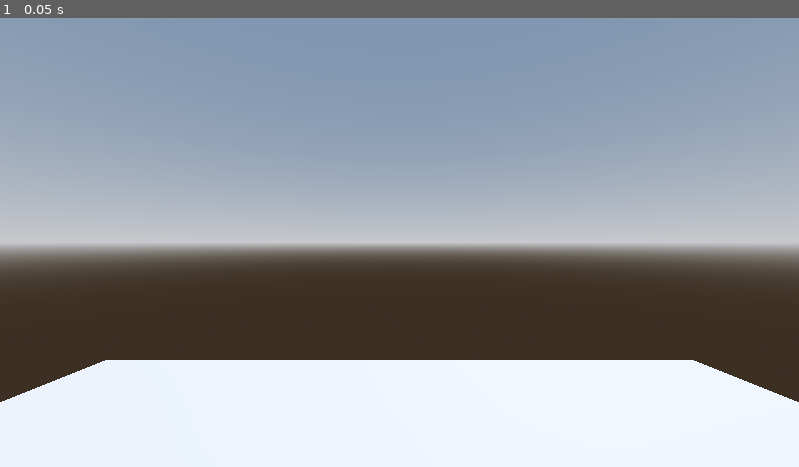
Above: before the commit, frame 1.
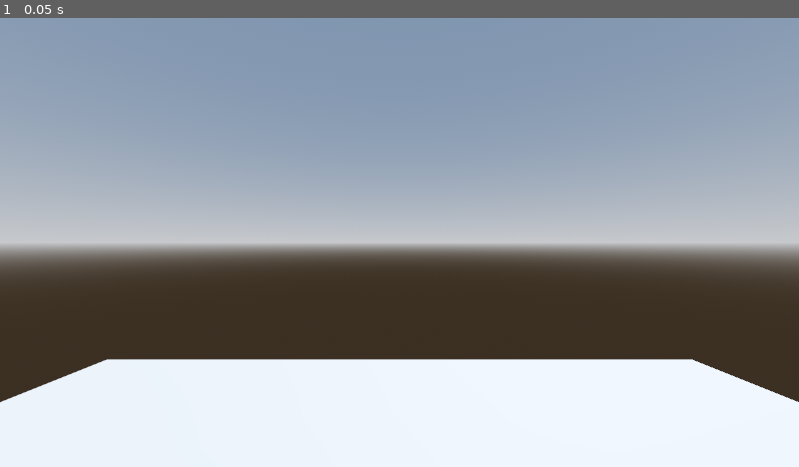
Above: after the commit, the same moment.

Repository: Lukko-Digital/walkington-city
Game: Godot game, scene res://main.tscn
Same seed, same stepped clock (60 frames per second), same inputs: the game is played once before the commit and once after it. The project has no main scene, so this scene is started directly.
Inputs:
- Up to frame 1 (0.05 s): no input

The runs differ from the first frame. In frame 1, 0.2% of the frame differs, in the area x 0-100%, y 75-86%.

Commit message:
tweak project settings

Diff:
--- a/project.godot
+++ b/project.godot
@@ -13,3 +13,14 @@
 config/name="Walkington-city"
 config/features=PackedStringArray("4.2", "Forward Plus")
 config/icon="res://icon.svg"
+
+[display]
+
+window/size/viewport_width=1920
+window/size/viewport_height=1080
+window/size/mode=2
+
+[rendering]
+
+lights_and_shadows/directional_shadow/soft_shadow_filter_quality=3
+anti_aliasing/quality/msaa_3d=1
